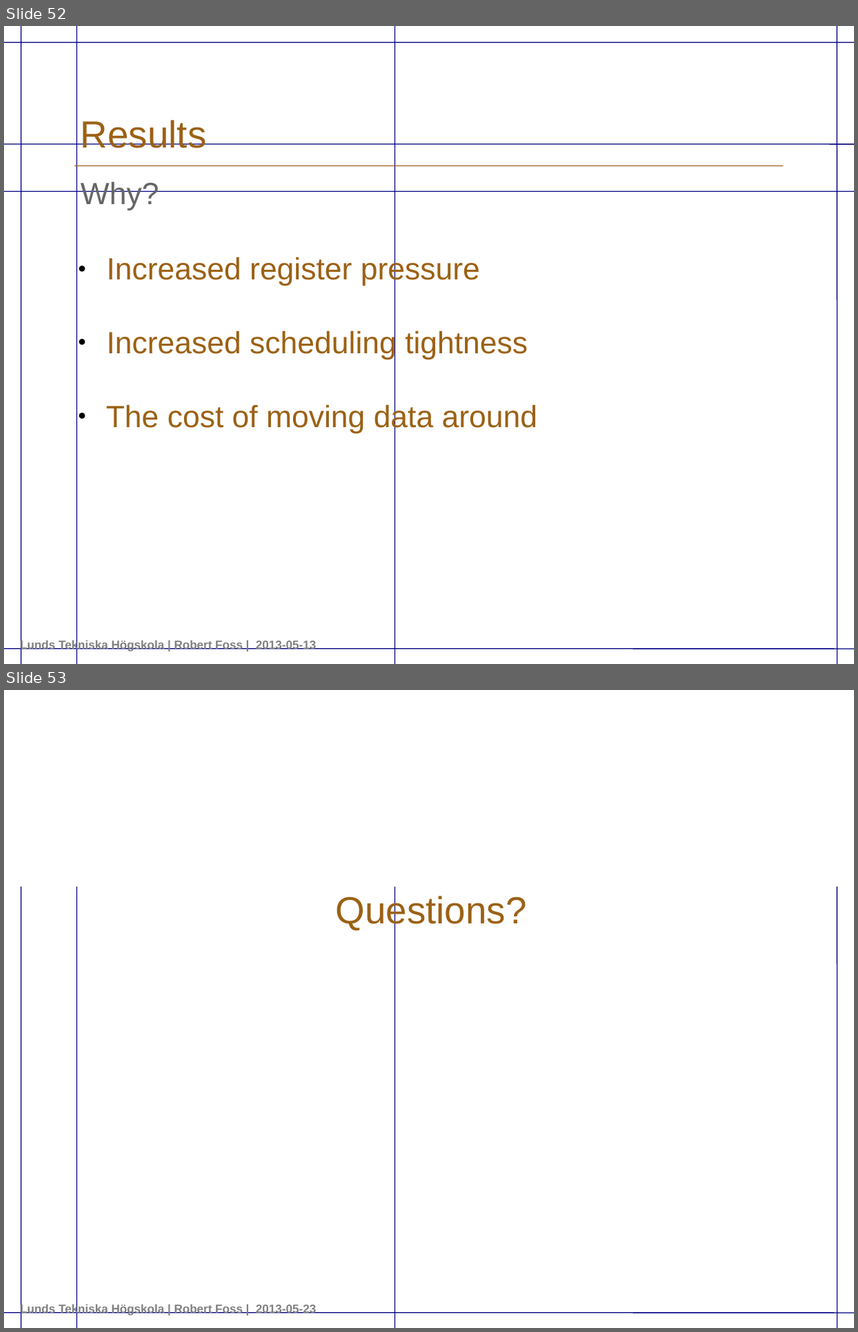
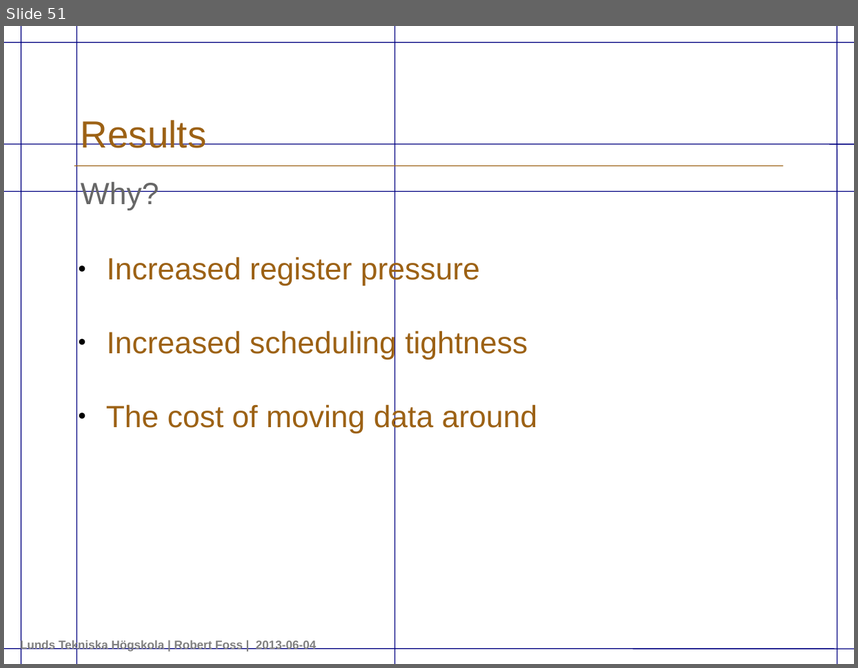
Before and after one commit to robertfoss/masters_thesis, a slide deck: presentation/presentation.odp. Shown one above the other, each under a label of ours: slides 52 and 53 before the commit, slide 51 after it. The pictures are 858x1332 and 858x668 pixels, drawn with LibreOffice and Linux fonts; fonts in the diff are those of the drawing. Boxes give left, top, right and bottom in pixels: in the first picture for what was removed or moved away, otherwise in the second. Text is boxed around its words. In the diff, an @@ line names an element or a change of style, - is before the commit and + after.

```diff
--- a/presentation/presentation.odp
+++ b/presentation/presentation.odp
@@ slide 53 removed at (4,690,854,1328), background #FFFFFF; not listed: 8 template elements that a slide beside it also shows @@
@@ rectangle removed at (4,690,854,887) @@
@@ title removed at (336,894,527,930) @@
-Questions?
@@ text removed at (20,1303,316,1315) @@
-Lunds Tekniska Högskola | Robert Foss | 2013-05-23
@@ what was slide 52 is now slide 51 @@
@@ slide 51 changed as well @@
@@ text at (20,639,316,651): text changed @@
-Lunds Tekniska Högskola | Robert Foss | 2013-05-13
+Lunds Tekniska Högskola | Robert Foss | 2013-06-04
```
Also in this commit, not shown: 49 other slides changed, 1 other slide removed, 1 other file.
